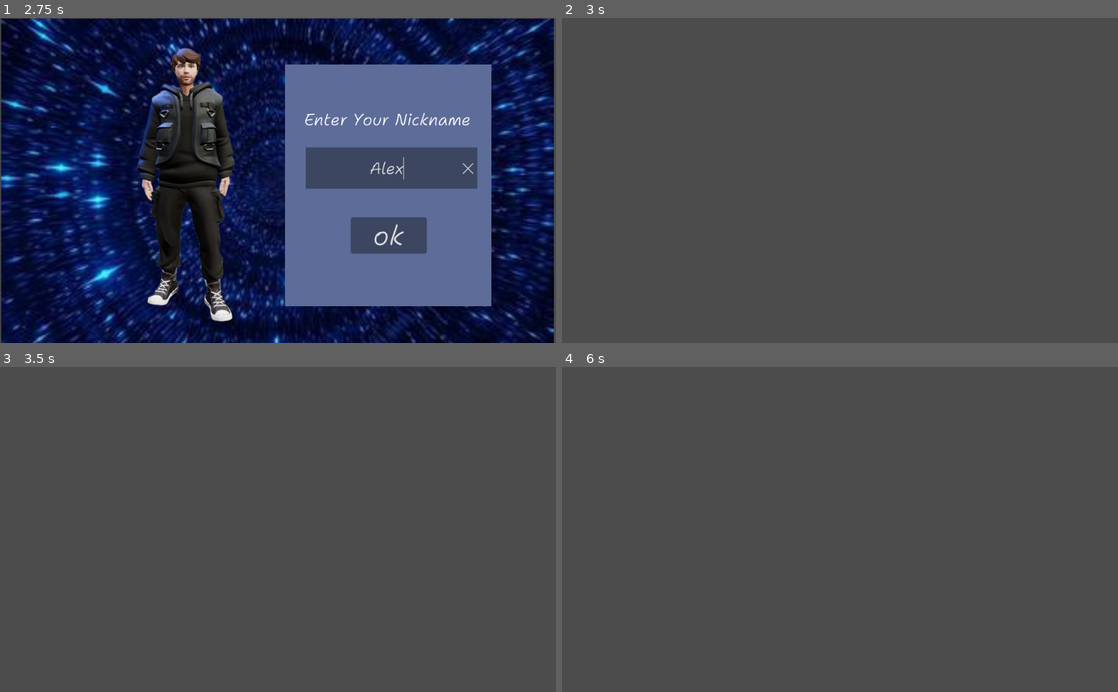
Above: before the commit, frames 1-4 (two rows, left to right).
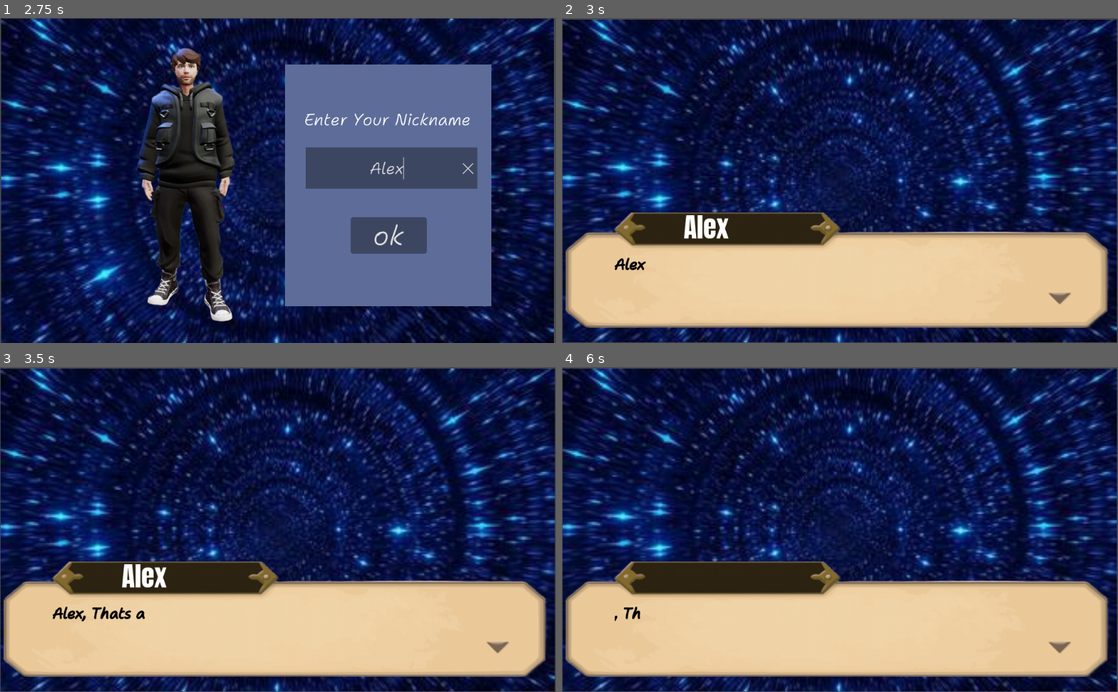
Above: after the commit, the same moments.

Repository: raunit-02/naYana-Labyrinth
Game: Godot game, scene res://main menu.tscn
Same seed, same stepped clock (60 frames per second), same inputs: the game is played once before the commit and once after it. The project has no main scene, so this scene is started directly.
Inputs (mouse positions are in pixels of both pictures, inside the frame that each line leads up to):
- Up to frame 1 (2.75 s): click "New Game" at 0.5 s; tap Enter (ui_accept) at 1.25, 1.35, 1.52, 1.82 s; click (394, 167) at 2.02 s; type "Alex" at 2.1 s
- Up to frame 2 (3 s): click "ok" at 2.75 s
- Up to frame 3 (3.5 s): no input
- Up to frame 4 (6 s): tap Enter (ui_accept) at 3.6, 3.77, 4.07, 4.35, 5.1, 5.27, 5.57 s; click (951, 584) at 5.75 s, where only the run after the commit has a clickable "ok"

Frame 1 is identical in both runs. In frame 2, 99% of the frame differs, in the area x 0-100%, y 0-100%; in frame 3, 99%; in frame 4, 99%.

Commit message:
intro2 scene

Diff:
--- /dev/null
+++ b/Labyrinth/DialougeBox2.gd
@@ -0,0 +1,83 @@
+extends TextureRect
+
+export var dialogPath = ""
+export(float) var textSpeed = 0.05
+
+var dialog
+
+var phraseNum = 0
+var finished = false
+
+#var playerName = "asdfghjk"
+
+func _ready():
+	$Timer.wait_time = textSpeed
+	dialog = getDialog()
+	assert(dialog,"Dilog not Found")
+	nextPhrase()
+
+func _process(delta):
+	$Indicator.visible = finished
+	if Input.is_action_just_pressed("ui_accept"):
+		if finished:
+			nextPhrase()
+		else:
+			$Text.visible_characters = len($Text.text)
+
+func getDialog() -> Array:
+	var f =  File.new()
+	assert(f.file_exists(dialogPath), "File does not exist")
+
+	f.open(dialogPath, File.READ)
+	var json = f.get_as_text()
+
+	var output = parse_json(json)
+
+	if typeof(output) == TYPE_ARRAY:
+		return output
+	else:
+		return []
+
+func loadpn():
+	var file = File.new()
+	file.open("res://user_data/playerName.txt", File.READ)
+	var playerName = file.get_as_text()
+	return playerName
+
+func nextPhrase() -> void:
+	var playerName = loadpn()
+	if phraseNum >= len(dialog):
+		queue_free()
+		var a = get_tree().change_scene("res://playerIntro.tscn")
+		return a
+
+	finished = false
+
+	if dialog[phraseNum]["Name"] == "Player":
+		$Name.bbcode_text = playerName
+	else:
+		$Name.bbcode_text = dialog[phraseNum]["Name"]
+
+	if dialog[phraseNum]["Binary"] == 1:
+		$Text.bbcode_text = playerName + dialog[phraseNum]["Text"]
+	else:
+		$Text.bbcode_text = dialog[phraseNum]["Text"]
+
+	$Text.visible_characters = 0
+
+	var f=File.new()
+	var img = "res://resources/dialogs/intro2_scene/" + dialog[phraseNum]["Name"] + dialog[phraseNum]["Emotion"] + ".png"
+	if f.file_exists(img):
+		$Potrait.texture = load(img)
+	else:
+		$Potrait.texture = null
+
+	while $Text.visible_characters < len($Text.text):
+		$Text.visible_characters += 1
+
+		$Timer.start()
+		yield($Timer,"timeout")
+
+	finished = true
+	phraseNum += 1
+	return
--- a/Labyrinth/Namebox.gd
+++ b/Labyrinth/Namebox.gd
@@ -13,6 +13,6 @@
 
 func savepn(datatosave):
 	var file = File.new()
-	file.open("res://user_data/playerName", File.WRITE)
+	file.open("res://user_data/playerName.txt", File.WRITE)
 	file.store_string(playerName)
 	file.close()
--- a/Labyrinth/intro.tscn
+++ b/Labyrinth/intro.tscn
@@ -99,7 +99,7 @@
 texture = ExtResource( 7 )
 
 [node name="Indicator" type="Sprite" parent="Control/DialougeBox"]
-position = Vector2( 917, 524.146 )
+position = Vector2( 917, 524.483 )
 scale = Vector2( 0.637778, 0.352222 )
 texture = ExtResource( 4 )
 
--- a/Labyrinth/intro2.tscn
+++ b/Labyrinth/intro2.tscn
@@ -1,3 +1,112 @@
-[gd_scene format=2]
+[gd_scene load_steps=12 format=2]
+
+[ext_resource path="res://resources/images/next arrow.png" type="Texture" id=1]
+[ext_resource path="res://resources/images/dialog_box.png" type="Texture" id=2]
+[ext_resource path="res://resources/images/introbgf.jpeg" type="Texture" id=3]
+[ext_resource path="res://resources/fonts/Anton-Regular.ttf" type="DynamicFontData" id=4]
+[ext_resource path="res://resources/fonts/ShantellSans-Italic-VariableFont_BNCE,INFM,SPAC,wght.ttf" type="DynamicFontData" id=5]
+[ext_resource path="res://resources/dialogs/intro_scene/CreatorSmile.png" type="Texture" id=6]
+[ext_resource path="res://DialougeBox2.gd" type="Script" id=7]
+
+[sub_resource type="DynamicFont" id=1]
+size = 50
+font_data = ExtResource( 4 )
+
+[sub_resource type="DynamicFont" id=2]
+size = 27
+outline_size = 1
+outline_color = Color( 0, 0, 0, 1 )
+font_data = ExtResource( 5 )
+
+[sub_resource type="Animation" id=3]
+length = 0.001
+tracks/0/type = "value"
+tracks/0/path = NodePath(".:position")
+tracks/0/interp = 1
+tracks/0/loop_wrap = true
+tracks/0/imported = false
+tracks/0/enabled = true
+tracks/0/keys = {
+"times": PoolRealArray( 0 ),
+"transitions": PoolRealArray( 1 ),
+"update": 0,
+"values": [ Vector2( 917, 520.625 ) ]
+}
+
+[sub_resource type="Animation" id=4]
+resource_name = "idle"
+loop = true
+tracks/0/type = "value"
+tracks/0/path = NodePath(".:position")
+tracks/0/interp = 2
+tracks/0/loop_wrap = true
+tracks/0/imported = false
+tracks/0/enabled = true
+tracks/0/keys = {
+"times": PoolRealArray( 0, 0.5 ),
+"transitions": PoolRealArray( 1, 1 ),
+"update": 0,
+"values": [ Vector2( 917, 520.625 ), Vector2( 917, 525.625 ) ]
+}
 
 [node name="intro2" type="Node2D"]
+
+[node name="Control" type="Control" parent="."]
+margin_right = 1016.0
+margin_bottom = 956.0
+
+[node name="MarginContainer" type="MarginContainer" parent="Control"]
+margin_right = 1025.0
+margin_bottom = 597.0
+
+[node name="Sprite" type="Sprite" parent="Control"]
+position = Vector2( 511.5, 301 )
+scale = Vector2( 2.86798, 2.98 )
+texture = ExtResource( 3 )
+
+[node name="DialougeBox" type="TextureRect" parent="Control"]
+anchor_right = 1.0
+anchor_bottom = 1.0
+margin_top = -8.0
+margin_bottom = -8.0
+texture = ExtResource( 2 )
+expand = true
+stretch_mode = 1
+script = ExtResource( 7 )
+dialogPath = "res://resources/dialogs/intro2_scene/dialog.json"
+
+[node name="Name" type="RichTextLabel" parent="Control/DialougeBox"]
+margin_left = 224.0
+margin_top = 356.0
+margin_right = 373.0
+margin_bottom = 438.0
+custom_fonts/normal_font = SubResource( 1 )
+bbcode_enabled = true
+scroll_active = false
+
+[node name="Text" type="RichTextLabel" parent="Control/DialougeBox"]
+margin_left = 97.0
+margin_top = 444.0
+margin_right = 868.0
+margin_bottom = 555.0
+custom_colors/default_color = Color( 0, 0, 0, 1 )
+custom_fonts/normal_font = SubResource( 2 )
+bbcode_enabled = true
+
+[node name="Potrait" type="Sprite" parent="Control/DialougeBox"]
+position = Vector2( 641, 222 )
+scale = Vector2( 0.429271, 0.484063 )
+texture = ExtResource( 6 )
+
+[node name="Indicator" type="Sprite" parent="Control/DialougeBox"]
+position = Vector2( 917, 521.279 )
+scale = Vector2( 0.637778, 0.352222 )
+texture = ExtResource( 1 )
+
+[node name="AnimationPlayer" type="AnimationPlayer" parent="Control/DialougeBox/Indicator"]
+autoplay = "idle"
+reset_on_save = false
+anims/RESET = SubResource( 3 )
+anims/idle = SubResource( 4 )
+
+[node name="Timer" type="Timer" parent="Control/DialougeBox"]
--- /dev/null
+++ b/Labyrinth/resources/dialogs/intro2_scene/dialog.json
@@ -0,0 +1,5 @@
+[
+    {"Name":"Player", "Binary" : 1, "Emotion":"Smile","Text":", Thats a very nice name" },
+    {"Name":"Creator", "Binary" : 1, "Emotion":"Smile","Text":", Thats a very nice name" },
+    {"Name":"Creator","Binary" : 0, "Emotion":"Smile","Text":"Meet your friends- Hirohsi, Nevah, Zulfiqar, and Anastasia. You guys will have a lot of fun playing labyrinth"}
+]
Binary file added: Labyrinth/resources/dialogs/intro2_scene/CreatorSmile.png
Not shown, added: Labyrinth/resources/dialogs/intro2_scene/CreatorSmile.png.import
Not shown, added: Labyrinth/user_data/playerName.txt
